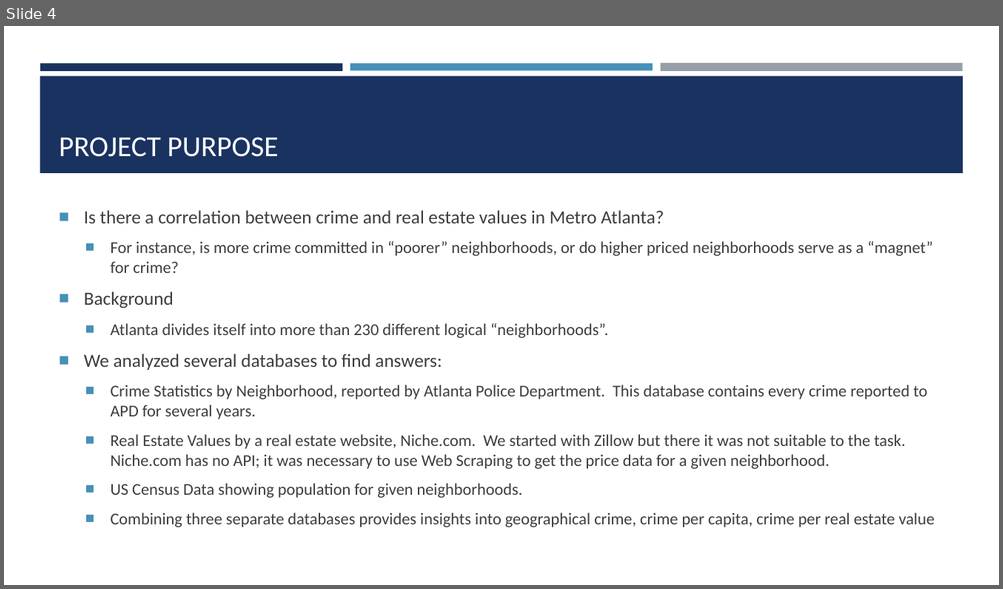
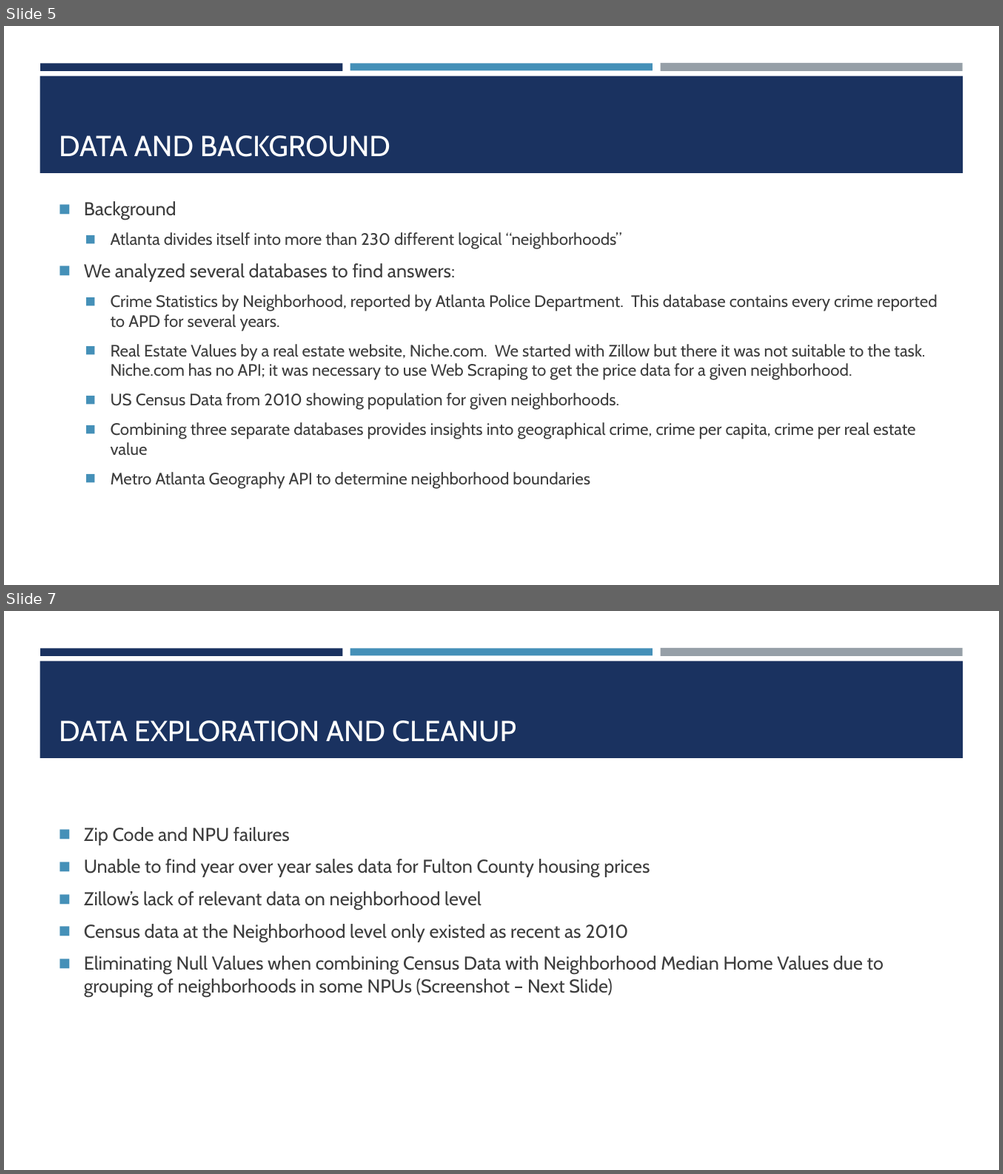
Before and after one commit to dmilestone/project-one, a slide deck: Crime and Real estate in Metro Atlanta.pptx. Shown one above the other, each under a label of ours: slide 4 before the commit, slides 5 and 7 after it; the slides between them are not shown. The pictures are 1003x589 and 1003x1174 pixels, drawn with LibreOffice and Linux fonts; fonts in the diff are those of the drawing. Boxes give left, top, right and bottom in pixels: in the first picture for what was removed or moved away, otherwise in the second. Text is boxed around its words. In the diff, an @@ line names an element or a change of style, - is before the commit and + after.

```diff
--- a/Crime and Real estate in Metro Atlanta.pptx
+++ b/Crime and Real estate in Metro Atlanta.pptx
@@ slide 7 added at bbox=[4, 611, 999, 1170], background #FFFFFF; not listed: 4 template elements that a slide beside it also shows @@
@@ title added at bbox=[59, 721, 516, 742], 28 pt, text #FFFFFF @@
+DATA EXPLORATION AND CLEANUP
@@ text added at bbox=[84, 827, 883, 997], 18 pt, text #3D3D3D @@
+◼ Zip Code and NPU failures
+◼ Unable to find year over year sales data for Fulton County housing prices
+◼ Zillow’s lack of relevant data on neighborhood level
+◼ Census data at the Neighborhood level only existed as recent as 2010
+◼ Eliminating Null Values when combining Census Data with Neighborhood Median Home Values due to grouping of neighborhoods in some NPUs (Screenshot – Next Slide)
@@ what was slide 4 is now slide 5 @@
@@ slide 5 changed as well @@
@@ title at bbox=[59, 136, 390, 157]: text changed; font Calibri to Cabin @@
-PROJECT PURPOSE
+DATA AND BACKGROUND
@@ text at bbox=[84, 201, 936, 455]: font Calibri to Cabin in "Background", "We analyzed several databases to find answers:", "Crime Statistics by Neighborhood, reported by Atlanta ...", "Real Estate Values by a real estate ..." and 1 more places; bullet ■ to ◼; less space between paragraphs @@
@@ text at bbox=[84, 210, 933, 273]: paragraphs removed @@
-■ Is there a correlation between crime and real estate values in Metro Atlanta?
-  ■ For instance, is more crime committed in “poorer” neighborhoods, or do higher priced neighborhoods serve as a “magnet” for crime?
@@ text at bbox=[111, 232, 622, 249]: text changed; font Calibri to Cabin @@
-  ■ Atlanta divides itself into more than 230 different logical “neighborhoods”.
+  ◼ Atlanta divides itself into more than 230 different logical “neighborhoods”
@@ text at bbox=[111, 393, 620, 410]: text changed; font Calibri to Cabin @@
-  ■ US Census Data showing population for given neighborhoods.
+  ◼ US Census Data from 2010 showing population for given neighborhoods.
@@ text at bbox=[111, 472, 590, 488]: paragraph added @@
+  ◼ Metro Atlanta Geography API to determine neighborhood boundaries
```
Also in this commit, not shown: 3 other slides changed, 12 other slides added, 1 slide removed, 1 other file.
